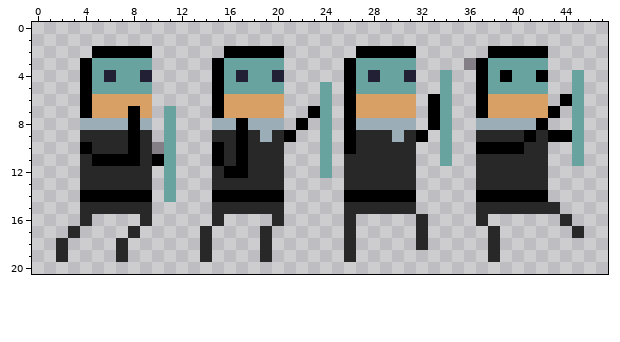
File history of a pixel-art sprite, img/poli/attack.png. Above is the file before it was changed.
The file is 48x21 pixels.
The same view after the edit:
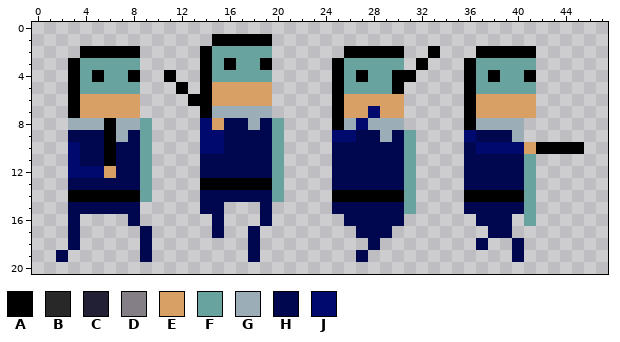
Palette (. is transparent): A #000000  B #282828  C #222034  D #847e87  E #d9a066  F #68a3a0  G #9badb7  H #00074f  J #000a6e
Edits made:
Changed rows in their new state; - is an unchanged pixel.
first column x 2:
 1 -------------AAAAA--------------------------
 2 --A----.----AFFFFF.-----A----.-A---A----.---
 3 -AF----.----AFA--A.----AF----.A---AF----.---
 4 -AFAF-A.-A--AF-F--.----AFAF-AA--.-AFAF-A.--.
 5 -AF----.--A-AEEEEE.---.AF---A.--.-AF----.--.
 6 -AE----.---AAE----.---.AE----.-..-AE----.-..
 7 -AE---E.-.--AGGGGG.--..AE-J--.-..-AE----..-.
 8 -G--A-GF-.--JEHH-HF-.-.AGJ---.-..-A----..--.
 9 -HHHAGHF-.--JJHHHHF.--.JJHHGHF.-.-JHHHG.....
10 -JHHAHHF..--JJHHHHF---.HHHHHHF--.-HJJJJEAAAA
11 -JHH-HHF..--HHHHHHF---.HHHHHHF--.-HHHHHF.--.
12 -JJJEHHF-.--HHHHHHF---.HHHHHHF----HHHHHF.---
13 -HHHHHHF-.--AAAAAAF----HHHHHHF----HHHHHF.---
14 -A-----F-.--HHHHHHF----A-----F----A----F.---
15 -HHHHHH.----HH...H.----HHHHHHF----HHHHHF..--
16 -H.---H.-----H---H.-----HHHHH-.----HHH-F--.-
17 -H----.H----.H--H.------.HHH--.-----HH-----.
18 .H---.-H----.---H.------.-H---.----H.-H-----
19 H----.-H----.---H.------.H----------.-H-----
